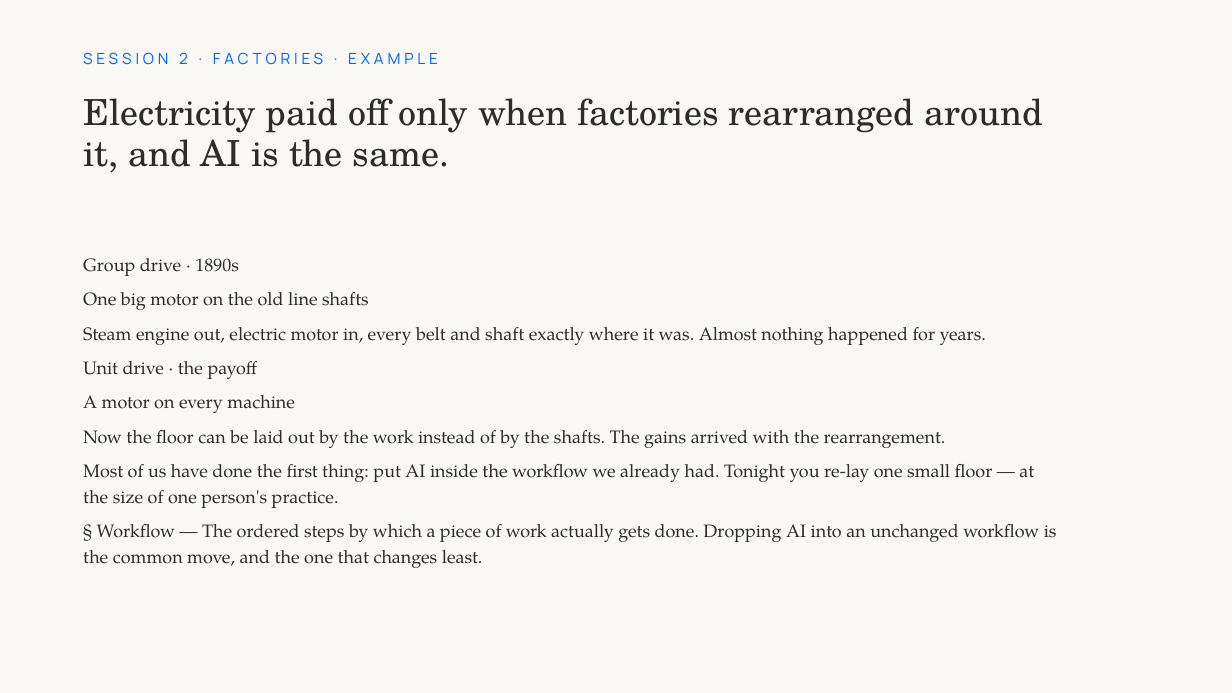
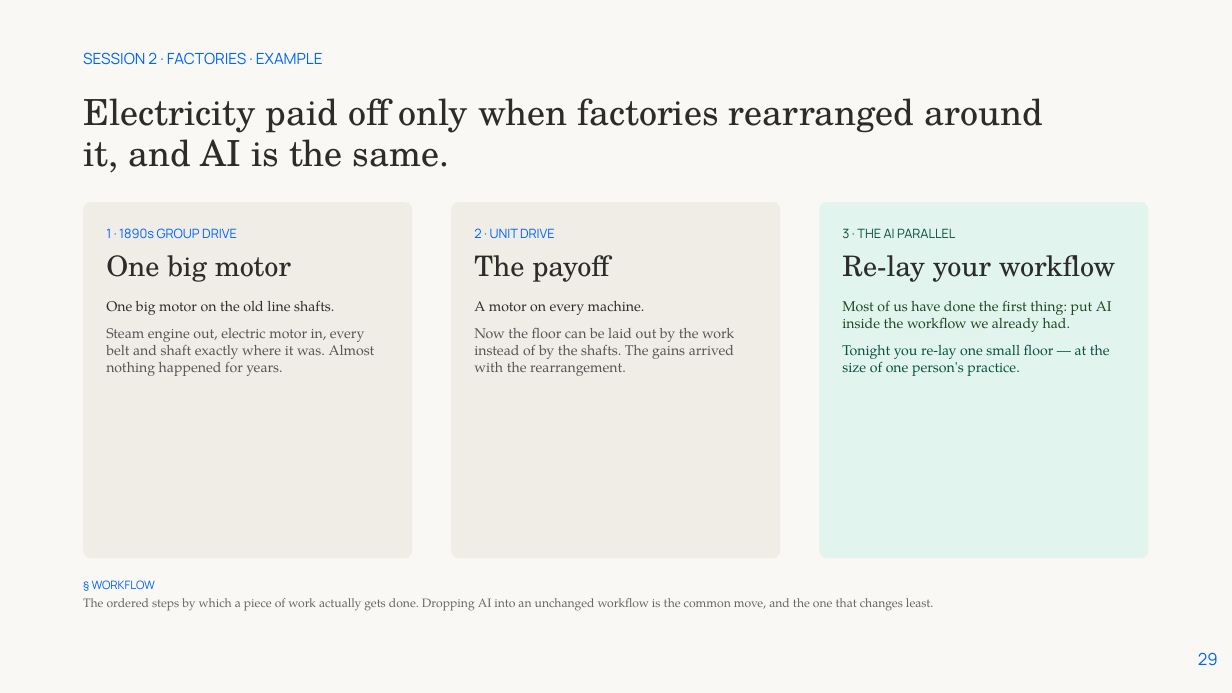
Before and after one commit to protocolvision/workshop-kitkraft, a slide deck: slide 29 of workshop-dev/slides/ai-kitcraft-slides-editable.pptx (slide 24 before the commit). Drawn at 1232x693 pixels with LibreOffice and Linux fonts; fonts in the diff are those of the drawing; background and template pictures are left out. Boxes give left, top, right and bottom in pixels: in the first picture for what was removed or moved away, otherwise in the second. Text is boxed around its words. In the diff, an @@ line names an element or a change of style, - is before the commit and + after.

```diff
--- a/workshop-dev/slides/ai-kitcraft-slides-editable.pptx
+++ b/workshop-dev/slides/ai-kitcraft-slides-editable.pptx
@@ text "SESSION 2 · FACTORIES · ..." at (x1=83, y1=52, x2=323, y2=65): letter spacing 3 to 0 pt; less space between paragraphs @@
@@ rounded rectangle added at (x1=83, y1=202, x2=412, y2=558), fill #F0EDE6 @@
@@ rounded rectangle added at (x1=451, y1=202, x2=780, y2=558), fill #F0EDE6 @@
@@ rounded rectangle added at (x1=820, y1=202, x2=1149, y2=558), fill #E1F5EE @@
@@ text added at (x1=106, y1=228, x2=375, y2=376), 11 pt, text #555555 @@
+1 · 1890s GROUP DRIVE
+One big motor
+One big motor on the old line shafts.
+Steam engine out, electric motor in, every belt and shaft exactly where it was. Almost nothing happened for years.
@@ text added at (x1=474, y1=228, x2=734, y2=376), 11 pt, text #555555 @@
+2 · UNIT DRIVE
+The payoff
+A motor on every machine.
+Now the floor can be laid out by the work instead of by the shafts. The gains arrived with the rearrangement.
@@ text added at (x1=842, y1=228, x2=1115, y2=376), 11 pt, text #085041 @@
+3 · THE AI PARALLEL
+Re-lay your workflow
+Most of us have done the first thing: put AI inside the workflow we already had.
+Tonight you re-lay one small floor — at the size of one person's practice.
@@ text removed at (x1=83, y1=258, x2=1057, y2=568) @@
-Group drive · 1890s
-One big motor on the old line shafts
-Steam engine out, electric motor in, every belt and shaft exactly where it was. Almost nothing happened for years.
-Unit drive · the payoff
-A motor on every machine
-Now the floor can be laid out by the work instead of by the shafts. The gains arrived with the rearrangement.
-Most of us have done the first thing: put AI inside the workflow we already had. Tonight you re-lay one small floor — at the size of one person's practice.
-§ Workflow — The ordered steps by which a piece of work actually gets done. Dropping AI into an unchanged workflow is the common move, and the one that changes least.
@@ text added at (x1=83, y1=580, x2=933, y2=611), 9.5 pt, text #666666 @@
+§ WORKFLOW
+The ordered steps by which a piece of work actually gets done. Dropping AI into an unchanged workflow is the common move, and the one that changes least.
@@ page number added at (x1=1198, y1=652, x2=1218, y2=666), 13 pt, text #0064FF @@
+29
```
Also in this commit, not shown: 41 other slides changed, 14 slides added, 15 slides removed, 1 other file.
